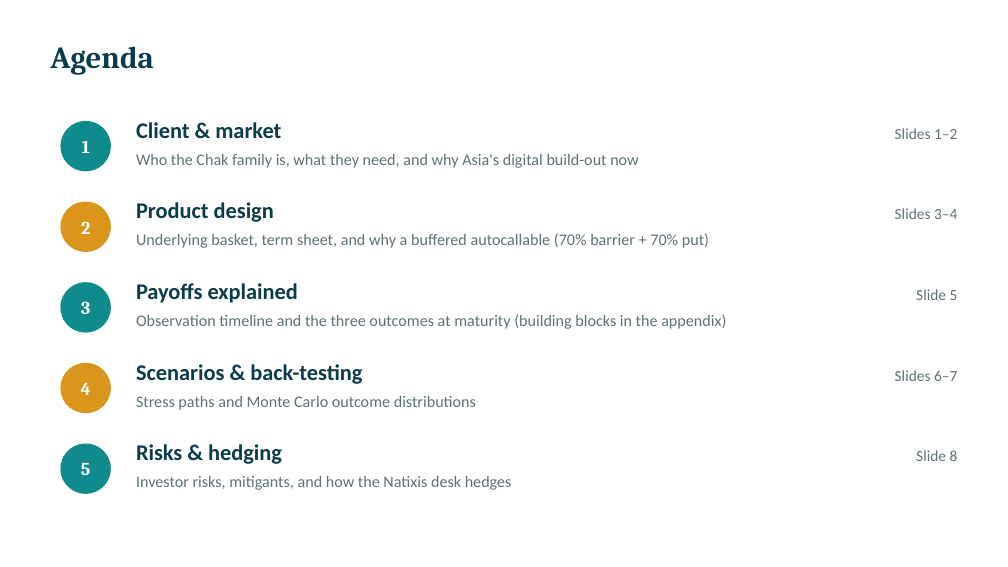
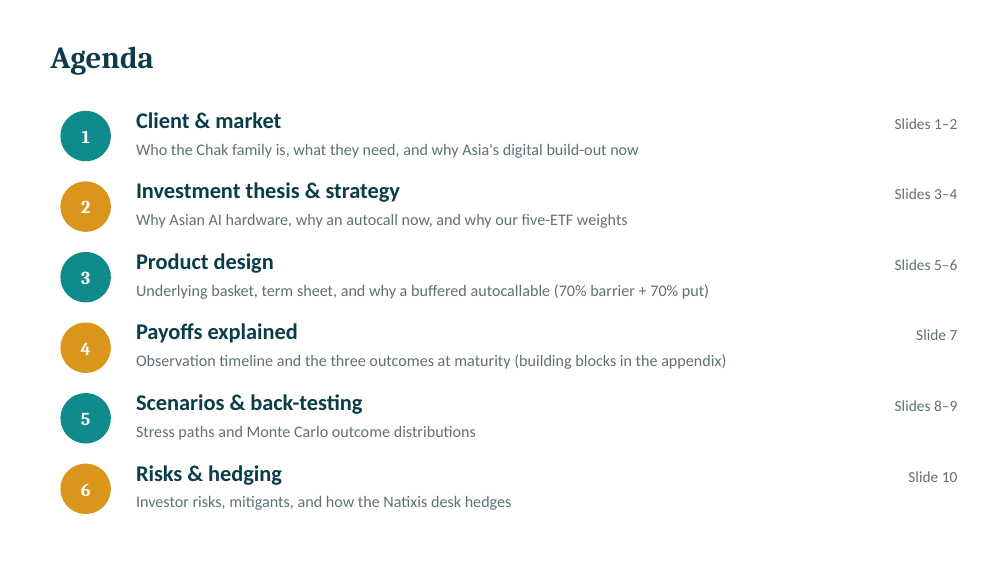
Before and after one commit to benjaminlhl/natixis-case-comp, a slide deck: slide 2 of final/Asian-Digital-Autocallable-Note.pptx. Drawn at 1008x567 pixels with LibreOffice and Linux fonts; fonts in the diff are those of the drawing. Boxes give left, top, right and bottom in pixels: in the first picture for what was removed or moved away, otherwise in the second. Text is boxed around its words. In the diff, an @@ line names an element or a change of style, - is before the commit and + after.

```diff
--- a/final/Asian-Digital-Autocallable-Note.pptx
+++ b/final/Asian-Digital-Autocallable-Note.pptx
@@ 4 texts, 1 ellipse: place and size @@
-4 texts, 1 ellipse at (60,121,957,171)
+4 texts, 1 ellipse at (60,111,957,161)
@@ 2 texts, 1 ellipse: place and size @@
-2 texts, 1 ellipse at (60,202,957,252)
+2 texts, 1 ellipse at (60,181,957,232)
@@ text added at (136,182,401,202), 16 pt, text #0B3C49, bold @@
+Investment thesis & strategy
@@ text added at (136,214,628,228), 11.5 pt, text #5F7176 @@
+Why Asian AI hardware, why an autocall now, and why our five-ETF weights
@@ text "3": place and size @@
-text "3" at (81,301,90,314)
+text "3" at (81,271,90,284)
@@ ellipse: place and size @@
-ellipse at (60,282,111,333)
+ellipse at (60,252,111,302)
@@ text "Product design": place and size @@
-text "Product design" at (136,202,274,222)
+text "Product design" at (136,253,274,273)
@@ text at (895,259,957,270): text changed @@
-Slide 5
+Slides 5–6
@@ text "Underlying basket, term sheet, and ...": place and size @@
-text "Underlying basket, term sheet, and ..." at (136,233,709,248)
+text "Underlying basket, term sheet, and ..." at (136,284,709,299)
@@ text "4": place and size @@
-text "4" at (81,382,91,395)
+text "4" at (81,342,91,355)
@@ ellipse: place and size @@
-ellipse at (60,363,111,413)
+ellipse at (60,323,111,373)
@@ text "Payoffs explained": place and size @@
-text "Payoffs explained" at (136,283,298,303)
+text "Payoffs explained" at (136,323,298,343)
@@ text at (916,329,958,340): text changed @@
-Slides 6–7
+Slide 7
@@ text "Observation timeline and the three ...": place and size @@
-text "Observation timeline and the three ..." at (136,314,726,329)
+text "Observation timeline and the three ..." at (136,354,726,369)
@@ text "Scenarios & back-testing": place and size @@
-text "Scenarios & back-testing" at (136,364,362,384)
+text "Scenarios & back-testing" at (136,394,362,414)
@@ text "5": place and size @@
-text "5" at (81,462,90,475)
+text "5" at (81,412,90,425)
@@ ellipse: place and size @@
-ellipse at (60,444,111,494)
+ellipse at (60,393,111,444)
@@ text at (895,400,957,411): text changed @@
-Slide 8
+Slides 8–9
@@ text "Stress paths and Monte Carlo ...": place and size @@
-text "Stress paths and Monte Carlo ..." at (136,396,476,410)
+text "Stress paths and Monte Carlo ..." at (136,426,476,440)
@@ ellipse added at (60,464,111,514), fill #D9961A @@
@@ text "Risks & hedging": place and size @@
-text "Risks & hedging" at (136,444,282,464)
+text "Risks & hedging" at (136,465,282,485)
@@ text added at (908,471,958,482), 11 pt, text #5F7176 @@
+Slide 10
@@ text added at (81,484,91,496), 13 pt, text #FFFFFF, bold @@
+6
@@ text "Investor risks, mitigants, and how ...": place and size @@
-text "Investor risks, mitigants, and how ..." at (136,476,512,490)
+text "Investor risks, mitigants, and how ..." at (136,496,512,510)
```
Also in this commit, not shown: 9 other slides changed, 2 slides added, 8 other files.
